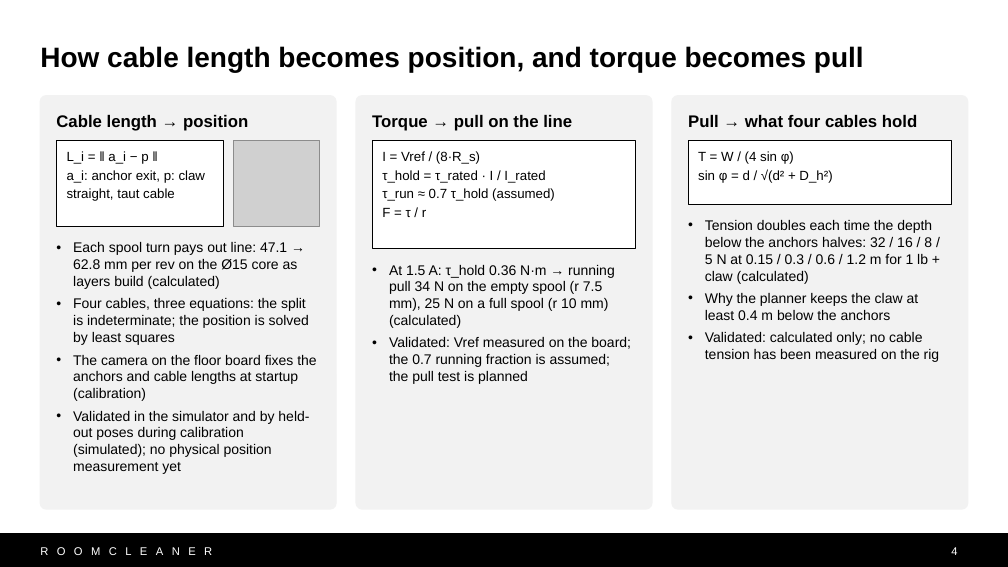
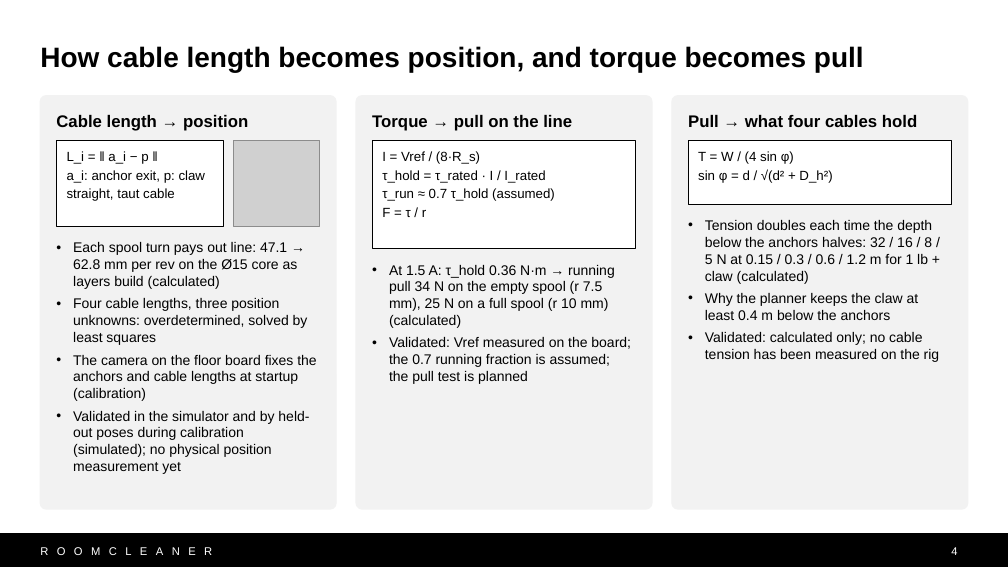
Before and after one commit to Jaspario1199/RoomCleaner, a slide deck: slide 4 of docs/presentation/deck_v10/RoomCleaner_Buntinx_v10.pptx. Drawn at 1008x567 pixels with LibreOffice and Linux fonts; fonts in the diff are those of the drawing; grey boxes stand for pictures. Boxes give left, top, right and bottom in pixels: in the first picture for what was removed or moved away, otherwise in the second. Text is boxed around its words. In the diff, an @@ line names an element or a change of style, - is before the commit and + after.

```diff
--- a/docs/presentation/deck_v10/RoomCleaner_Buntinx_v10.pptx
+++ b/docs/presentation/deck_v10/RoomCleaner_Buntinx_v10.pptx
@@ text at [73, 298, 308, 345]: text changed @@
-• Four cables, three equations: the split is indeterminate; the position is solved by least squares
+• Four cable lengths, three position unknowns: overdetermined, solved by least squares
```
Also in this commit, not shown: 3 other files.
